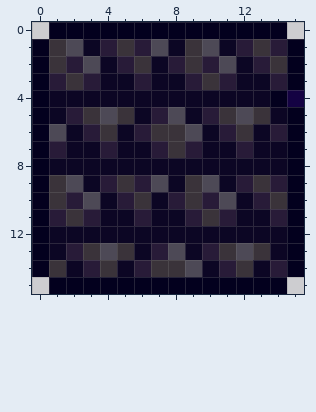
Pixel-art sprite -- Biomes/ErilipahBiome/Tiles/TaintedBrickWallItem.png. Above is the file before it was changed.
The file is 32x32 pixels, drawn in blocks of 2x2; one block is one cell here.
Now the later version:
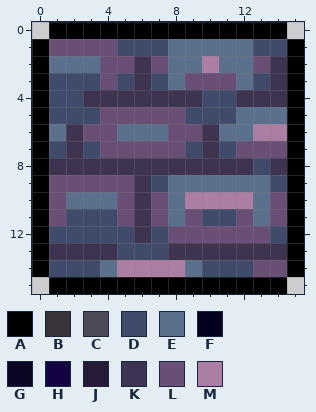
Palette (. is transparent): A #000000  B #3a333a  C #4d4956  D #404b6b  E #5b708d  F #03001e  G #0c0624  H #140243  J #281b38  K #3e3351  L #694f76  M #ac7ea3
Edits made:
Changed rows in their new state; - is an unchanged pixel.
first column x 0:
 0 -AAAAAAAAAAAAAA-
 1 ALLLLDDDEEEEEDDA
 2 AEEELLKLEEMEELKA
 3 ADDDLDKDELLLEDKA
 4 ADDKKKKKKKDDKKKA
 5 ADDDLLLLLDDDEEEA
 6 AEKLLEEELLKEEMMA
 7 ADKDLLLLLDKDLLLA
 8 AKKKKKKKKKKKKDKA
 9 ALLLLLKDEEEEEEDA
10 ALEEELKLEMMMMELA
11 ALDDDLKLELDDLELA
12 ADDDDDKDLLLLLLDA
13 AKKKKDDDKKKKKKKA
14 ADDDEMMMMEDDDLLA
15 -AAAAAAAAAAAAAA-
Where, in picture pixels (left, top, right, bottom), the same in both pictures:
changed: (32, 22, 304, 294)
